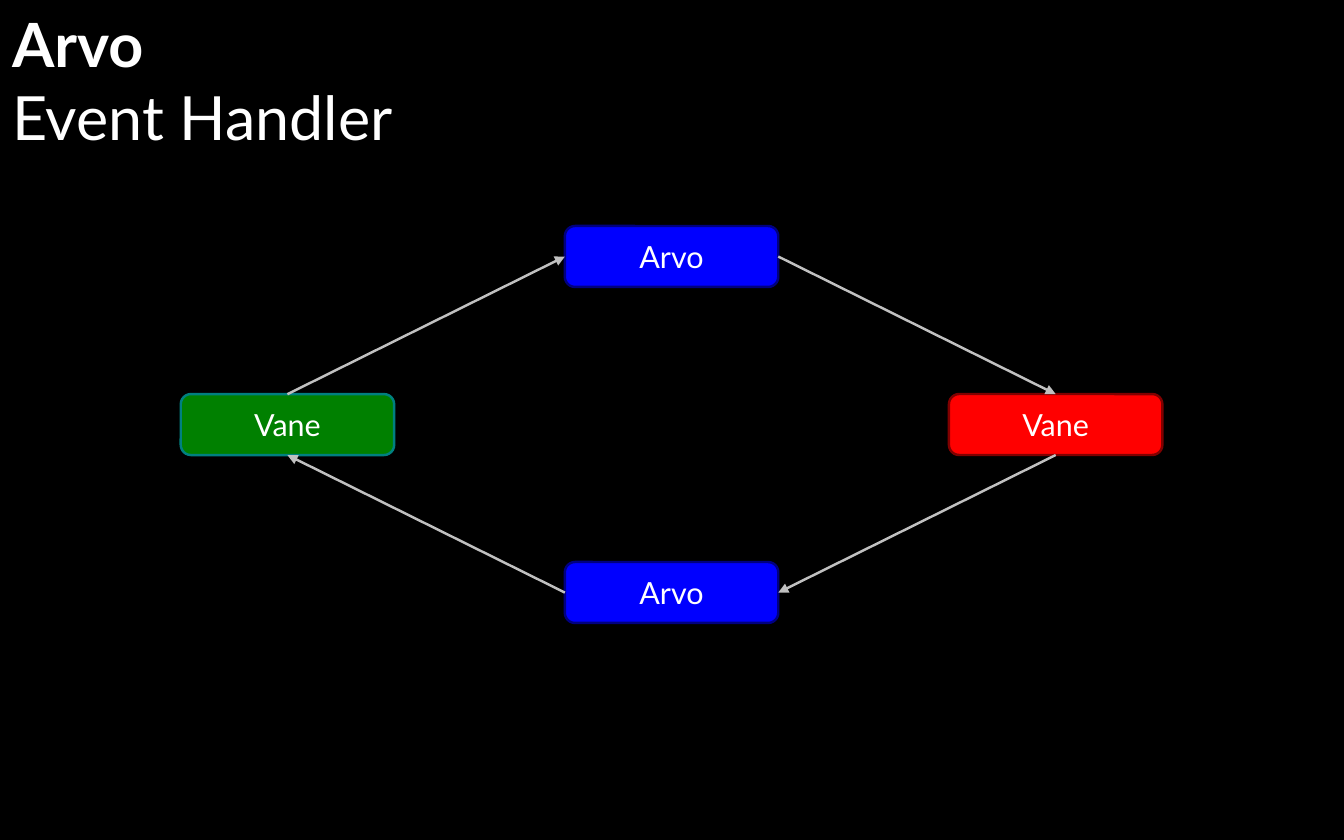
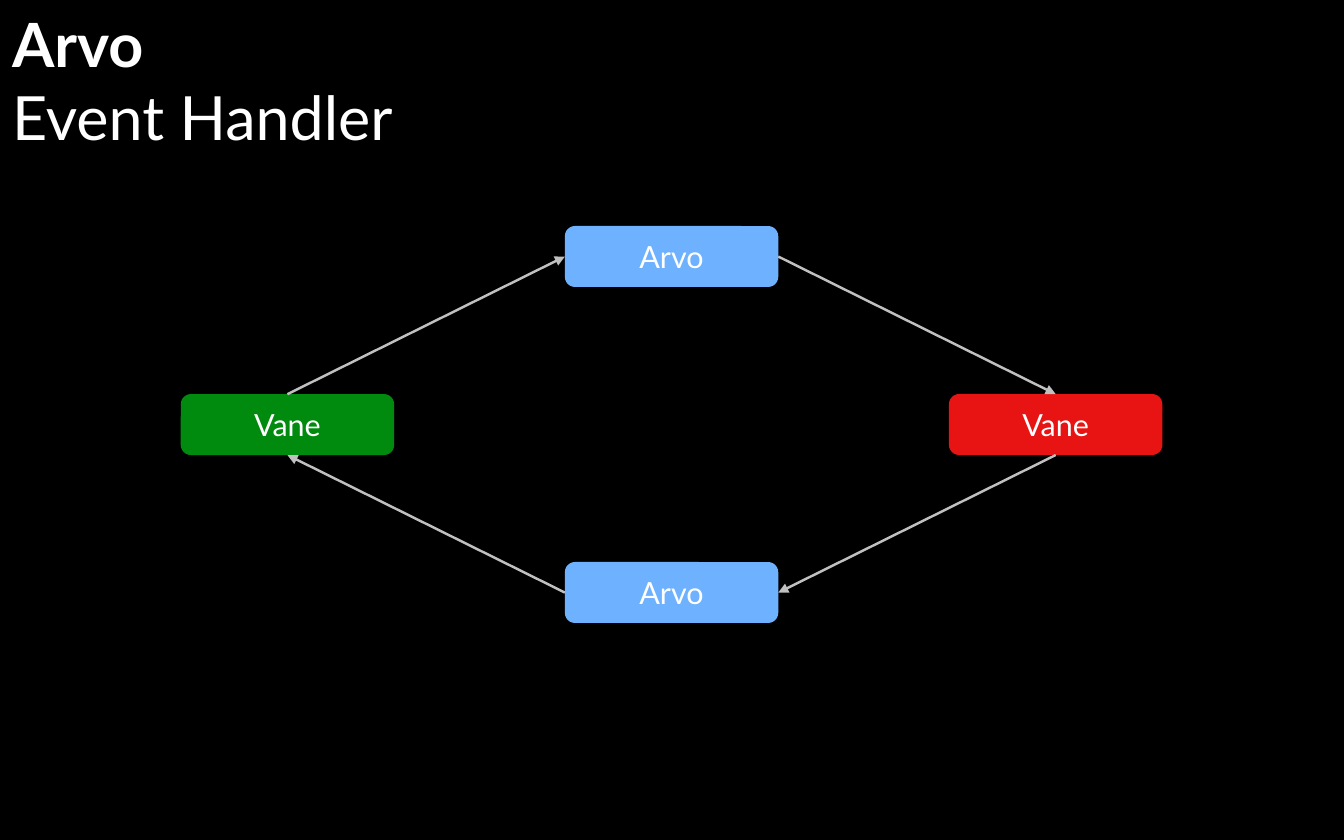
Before and after one commit to sigilante/curriculum, a slide deck: slide 7 of asl-2022.7/lesson1.odp (slide 17 before the commit). Drawn at 1344x840 pixels with LibreOffice and Linux fonts; fonts in the diff are those of the drawing. Boxes give left, top, right and bottom in pixels: in the first picture for what was removed or moved away, otherwise in the second. Text is boxed around its words. In the diff, an @@ line names an element or a change of style, - is before the commit and + after.

```diff
--- a/asl-2022.7/lesson1.odp
+++ b/asl-2022.7/lesson1.odp
@@ rounded rectangle "Arvo" at (565,226,778,287): fill #0000FF to #6DB1FF; outline #000080 1.45 pt to none @@
@@ rounded rectangle "Vane" at (181,394,394,455): fill #008000 to #008A0E; outline #008080 1.45 pt to none @@
@@ rounded rectangle "Vane" at (949,394,1162,455): fill #FF0000 to #E81313; outline #800000 1.45 pt to none @@
@@ rounded rectangle "Arvo" at (565,562,778,623): fill #0000FF to #6DB1FF; outline #000080 1.45 pt to none @@
```
Also in this commit, not shown: 2 slides removed, 2 other files.
